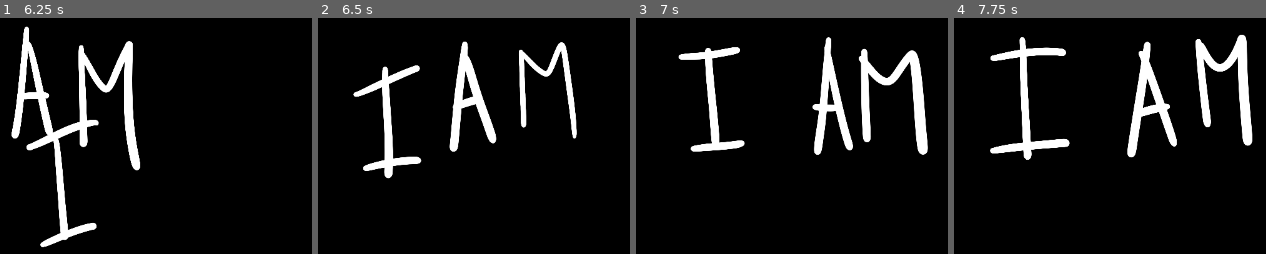
Above: before the commit, frames 1-4 (left to right).
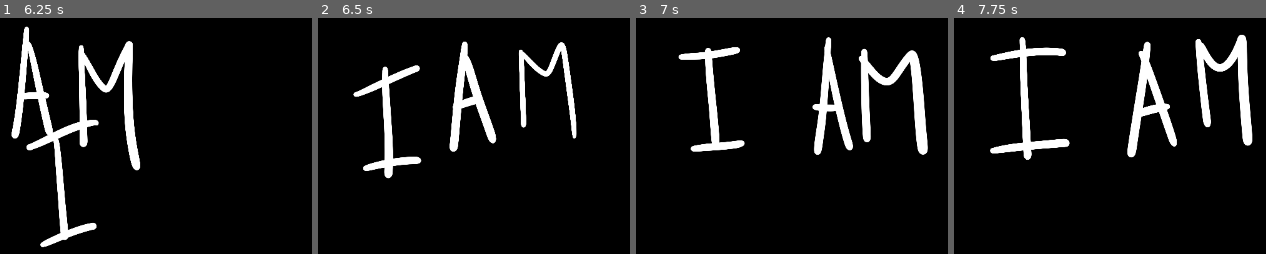
Above: after the commit, the same moments.

Repository: mtang8264/I_AM
Game: Godot game, scene res://Scenes/Menu.tscn
Two runs of this game, one before a commit and one after it. Both use one fixed random seed, a clock stepped at 60 frames per second and the inputs below.
Inputs (mouse positions are in pixels of both pictures, inside the frame that each line leads up to):
- Up to frame 1 (6.25 s): move the mouse to (outside the picture) at 0.52 s; click (outside the picture) at 0.67 s; drag from (outside the picture) to (outside the picture) at 1.27 s; move the mouse to (outside the picture) at 2.02 s; click (outside the picture) at 2.17 s; drag from (215, 176) to (outside the picture) at 2.77 s; move the mouse to (53, 62) at 3.52 s; click (53, 62) at 3.67 s; drag from (outside the picture) to (53, 62) at 4.27 s; move the mouse to (12, 197) at 5.02 s; click (12, 197) at 5.17 s; drag from (252, 77) to (12, 197) at 5.77 s
- Up to frame 2 (6.5 s): no input
- Up to frame 3 (7 s): move the mouse to (outside the picture) at 6.52 s; click (outside the picture) at 6.67 s
- Up to frame 4 (7.75 s): drag from (outside the picture) to (outside the picture) at 7.27 s

Frame 1 is identical in both runs. In frame 2, 0.4% of the frame differs, in the area x 41-84%, y 10-57%; in frame 3, less than 0.1%; in frame 4, less than 0.1%.

Commit message:
Added a new Drag_Modes option: LERP_BOUND. Moves a percentage of the distance to the target up to a given maximum speed per second.

Diff:
--- a/i_am/Scripts/CNDObjectController.gd
+++ b/i_am/Scripts/CNDObjectController.gd
@@ -15,7 +15,9 @@
 	## The object will move at a specified speed per second toward the mouse.
 	LINEAR_SPEED = 1,
 	## The object will move a given percentage of the way to the mouse every frame.
-	LERP = 2}
+	LERP = 2,
+	## The object will move a given percentage of the way to the mouse every frame up to a maximum speed per second.
+	LERP_BOUND = 3}
 ## The drag mode that should be used for this object.
 @export var drag_mode: Drag_Modes = Drag_Modes.DEFAULT
 ## The value used by the object to determine its movement for some Drag Modes.[br]
@@ -23,6 +25,8 @@
 ## [b]LINEAR_SPEED:[/b] drag_value is the speed the object moves per second. Values need to be very high, around 1000.[br]
 ## [b]LERP:[/b] drag_value is the percentage of the distance moved each frame. Should be between 0 and 1. Ideally around 0.1.
 @export var drag_value: float = 0
+## THe maximum speed in pixels per second the object can move to get to its target. Only used for Drag_Modes.LERP_BOUND.
+@export var drag_max_speed_per_second: float = 0
 
 # References to the child nodes used to make the script work
 var body : StaticBody2D ## The StaticBody2D that is childed to this node.
@@ -48,6 +52,7 @@
 	if drag_mode == Drag_Modes.DEFAULT:
 		drag_mode = int(GameManager.drag_mode_default)
 		drag_value = GameManager.drag_value_default
+		drag_max_speed_per_second = GameManager.drag_max_speed_per_second_default
 
 	assign_child_variables()
 	calculate_bounds()
@@ -123,14 +128,17 @@
 		Drag_Modes.INSTANT:
 			position = target_position
 		Drag_Modes.LINEAR_SPEED:
-			var dir = position.direction_to(target_position)
-			var new_pos = position + (dir*drag_value*delta)
+			var new_pos = position.move_toward(target_position, drag_value*delta)
 			position = new_pos
-			return
 		Drag_Modes.LERP:
 			var new_pos = (target_position * drag_value) + (position * (1-drag_value))
 			position = new_pos
-			return
+		Drag_Modes.LERP_BOUND:
+			var new_pos = (target_position * drag_value) + (position * (1-drag_value))
+			if position.distance_to(new_pos) > drag_max_speed_per_second * delta:
+				new_pos = position.move_toward(target_position, drag_max_speed_per_second*delta)
+			print(new_pos)
+			position = new_pos
 
 func set_target_position(pos: Vector2):
 	target_position = pos
--- a/i_am/Scripts/GameManager.gd
+++ b/i_am/Scripts/GameManager.gd
@@ -6,14 +6,18 @@
 	## The object will move at a specified speed per second toward the mouse.
 	LINEAR_SPEED = 1,
 	## The object will move a given percentage of the way to the mouse every frame.
-	LERP = 2}
+	LERP = 2,
+	## The object will move a given percentage of the way to the mouse every frame up to a maximum speed per second.
+	LERP_BOUND = 3}
 ## The drag mode that should be used for this object.
-@export var drag_mode_default: Drag_Modes = Drag_Modes.LERP
+@export var drag_mode_default: Drag_Modes = Drag_Modes.LERP_BOUND
 ## The value used by the object to determine its movement for some Drag Modes.[br]
 ## [b]INSTANT:[/b] No drag_value is needed.[br]
 ## [b]LINEAR_SPEED:[/b] drag_value is the speed the object moves per second. Values need to be very high, around 1000.[br]
 ## [b]LERP:[/b] drag_value is the percentage of the distance moved each frame. Should be between 0 and 1. Ideally around 0.1.
 @export var drag_value_default: float = 0.1
+## THe maximum speed in pixels per second the object can move to get to its target. Only used for Drag_Modes.LERP_BOUND.
+@export var drag_max_speed_per_second_default: float = 1500
 
 func _ready():
 	randomize()
